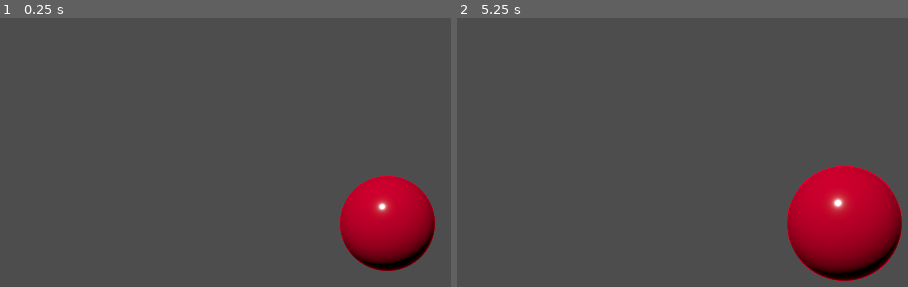
Above: before the commit, frames 1-2 (left to right).
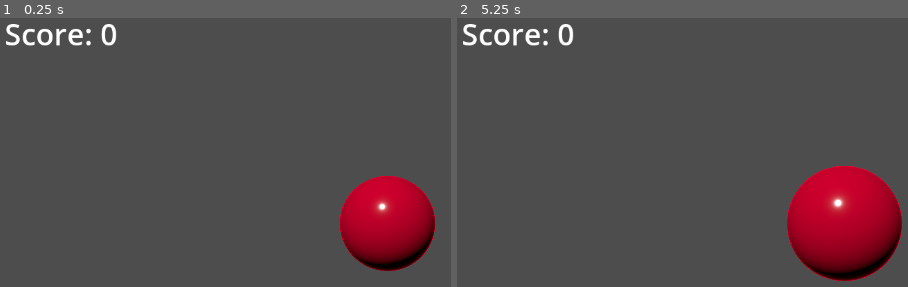
Above: after the commit, the same moments.

Repository: hola-soy-milk/godot-games
Game: Godot game, scene res://balloon popper/BalloonPopper.tscn
Two runs of this game, one before a commit and one after it. Both use one fixed random seed, a clock stepped at 60 frames per second and the inputs below. The project has no main scene, so this scene is started directly.
Inputs (mouse positions are in pixels of both pictures, inside the frame that each line leads up to):
- Up to frame 1 (0.25 s): no input
- Up to frame 2 (5.25 s): tap Enter at 0.5, 2, 3.5 s; move the mouse to (outside the picture) at 0.52 s; click (outside the picture) at 0.67 s; tap Space at 1.25, 2.75, 4.25 s; move the mouse to (682, 246) at 1.27 s; click (682, 246) at 1.42 s; move the mouse to (outside the picture) at 2.02 s; click (outside the picture) at 2.17 s; move the mouse to (outside the picture) at 2.77 s; click (outside the picture) at 2.92 s; move the mouse to (outside the picture) at 3.52 s; click (outside the picture) at 3.67 s; move the mouse to (605, 155) at 4.27 s; click (605, 155) at 4.42 s; move the mouse to (885, 222) at 5.02 s; click (885, 222) at 5.17 s

The runs differ from the first frame. In frame 1, 0.8% of the frame differs, in the area x 1-26%, y 2-11%; in frame 2, 0.8%.

Commit message:
Do summore of it

Diff:
--- a/balloon popper/Balloon.gd
+++ b/balloon popper/Balloon.gd
@@ -1,7 +1,7 @@
 extends Area3D
 
 
-var clicks_to_pop : int = 3
+@export var clicks_to_pop : int = 3
 var size_increase : float = 0.2
 var score_to_give : int = 1
 
--- a/balloon popper/BalloonManager.gd
+++ b/balloon popper/BalloonManager.gd
@@ -1,6 +1,8 @@
 extends Node3D
 
 var score : int = 0
+@export var score_text : Label
 
 func increase_score (amount):
 	score += 1
+	score_text.text = str("Score: ", score)
--- a/balloon popper/BalloonPopper.tscn
+++ b/balloon popper/BalloonPopper.tscn
@@ -1,10 +1,14 @@
-[gd_scene load_steps=3 format=3 uid="uid://d1nanh11fkdx5"]
+[gd_scene load_steps=4 format=3 uid="uid://d1nanh11fkdx5"]
 
 [ext_resource type="Script" path="res://balloon popper/BalloonManager.gd" id="1_2nlnb"]
 [ext_resource type="PackedScene" uid="uid://btti32dl5mlo1" path="res://balloon popper/balloon.tscn" id="2_ydouu"]
 
-[node name="Main" type="Node3D"]
+[sub_resource type="LabelSettings" id="LabelSettings_bwdcp"]
+font_size = 43
+
+[node name="Main" type="Node3D" node_paths=PackedStringArray("score_text")]
 script = ExtResource("1_2nlnb")
+score_text = NodePath("Label")
 
 [node name="Balloon" parent="." instance=ExtResource("2_ydouu")]
 
@@ -14,3 +18,11 @@
 
 [node name="DirectionalLight3D" type="DirectionalLight3D" parent="."]
 transform = Transform3D(0.968588, 0.153819, -0.195392, 0, 0.785738, 0.618559, 0.248673, -0.599129, 0.761056, 0, 3.51784, 0)
+
+[node name="Label" type="Label" parent="."]
+offset_left = 24.0
+offset_top = 21.0
+offset_right = 239.0
+offset_bottom = 88.0
+text = "Score: 0"
+label_settings = SubResource("LabelSettings_bwdcp")
